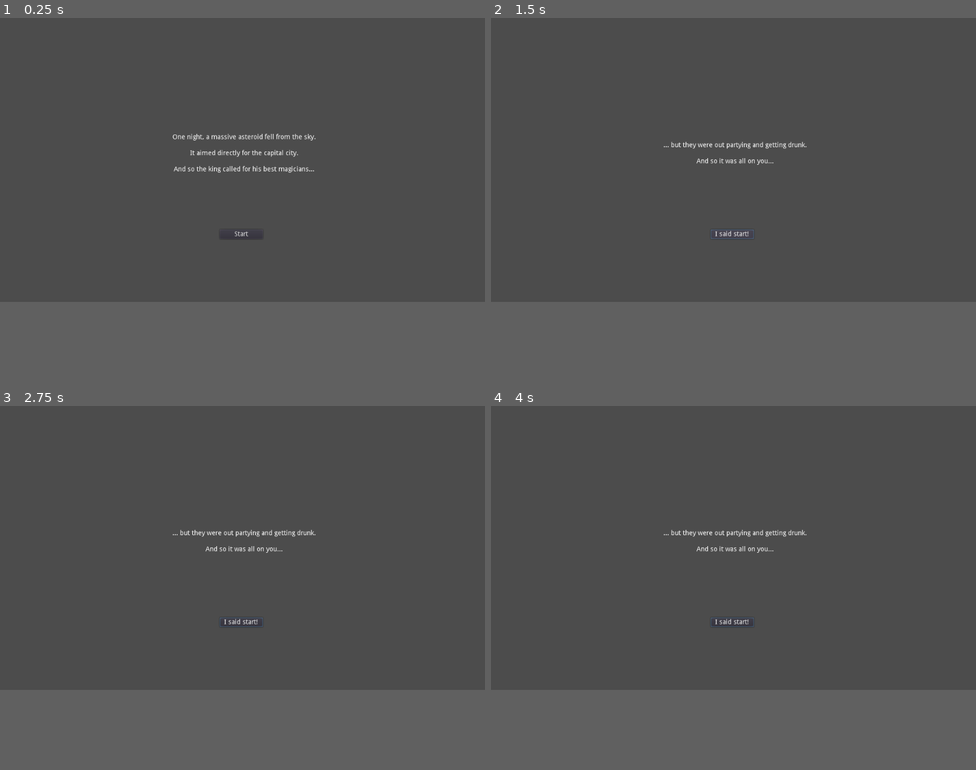
Above: before the commit, frames 1-4 (two rows, left to right).
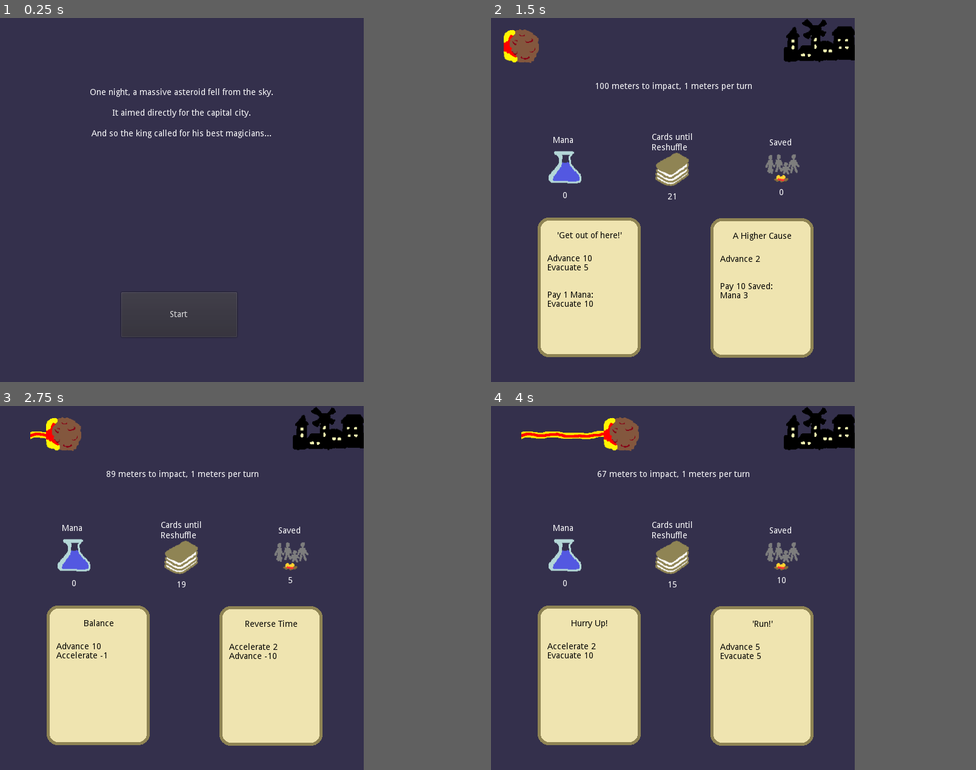
Above: after the commit, the same moments.

Repository: cwiep/ld50-delay-the-inevitable
Game: Godot game, scene res://scenes/Intro.tscn
Two runs of this game, one before a commit and one after it. Both use one fixed random seed, a clock stepped at 60 frames per second and the inputs below.
Inputs (mouse positions are in pixels of both pictures, inside the frame that each line leads up to):
- Up to frame 1 (0.25 s): no input
- Up to frame 2 (1.5 s): click "Start" at 0.5 s; click "I said start!" at 1.25 s
- Up to frame 3 (2.75 s): click (130, 617) at 2 s, where only the run after the commit has a clickable "'Get out of here!'"
- Up to frame 4 (4 s): click (621, 617) at 2.75 s, where only the run after the commit has a clickable "Balance"; click (849, 617) at 3.5 s, where only the run after the commit has a clickable "'Get out of here!'"
In our replay, the window is 800x468 before the commit and 600x600 after it. These sizes can differ from the game's own. Grey fills any space a smaller window leaves; there, only what the larger window draws over its background counts as a difference.

The runs differ from the first frame. In frame 1, 58% of the frame differs, in the area x 0-75%, y 0-83%; in frame 2, 65%; in frame 3, 65%; in frame 4, 65%, in the area x 0-75%, y 0-94%.

Commit message:
Add many icons, change window size to 600x600 to fit web and phone

Diff:
--- a/cards.json
+++ b/cards.json
@@ -9,7 +9,7 @@
 		"back": []
 	},
 	{
-		"name": "Get out of here!",
+		"name": "'Get out of here!'",
 		"quantity": 2,
 		"front": [
 			{"type": "MOVE_TRAIN", "value": 10},
@@ -40,7 +40,7 @@
 		}
 	},
 	{
-		"name": "Evacuate",
+		"name": "'Run!'",
 		"quantity": 3,
 		"front": [
 			{"type": "MOVE_TRAIN", "value": 5},
--- a/project.godot
+++ b/project.godot
@@ -20,13 +20,19 @@
 
 [application]
 
-config/name="ld50-delay-the-inevitable"
+config/name="LD50 Delay the Inevitable"
 run/main_scene="res://scenes/Intro.tscn"
 config/icon="res://gfx/icon.png"
 
 [autoload]
 
 Global="*res://scripts/Global.gd"
+
+[display]
+
+window/size/width=600
+window/stretch/mode="viewport"
+window/stretch/aspect="keep"
 
 [input]
 
@@ -50,4 +56,5 @@
 quality/driver/driver_name="GLES2"
 vram_compression/import_etc=true
 vram_compression/import_etc2=false
+environment/default_clear_color=Color( 0.203922, 0.188235, 0.298039, 1 )
 environment/default_environment="res://default_env.tres"
--- a/scenes/CardButton.tscn
+++ b/scenes/CardButton.tscn
@@ -1,23 +1,36 @@
-[gd_scene load_steps=2 format=2]
+[gd_scene load_steps=3 format=2]
 
 [ext_resource path="res://scripts/CardButton.gd" type="Script" id=1]
+[ext_resource path="res://gfx/cardfront.png" type="Texture" id=2]
 
-[node name="CardButton" type="Button"]
+[node name="CardButton" type="TextureButton"]
 anchor_right = 0.198
 anchor_bottom = 0.338
-margin_right = 0.247986
-margin_bottom = 0.199982
+margin_right = -32.752
+margin_bottom = 27.2
+texture_normal = ExtResource( 2 )
 script = ExtResource( 1 )
+
+[node name="Title" type="Label" parent="."]
+margin_left = 15.0
+margin_top = 20.0
+margin_right = 157.0
+margin_bottom = 40.0
+custom_colors/font_color = Color( 0, 0, 0, 1 )
+align = 1
+valign = 1
 __meta__ = {
 "_edit_use_anchors_": false
 }
 
 [node name="Label" type="RichTextLabel" parent="."]
 margin_left = 16.0
-margin_top = 17.0
-margin_right = 186.0
-margin_bottom = 181.0
+margin_top = 61.0
+margin_right = 154.0
+margin_bottom = 215.0
 mouse_filter = 1
+custom_colors/default_color = Color( 0, 0, 0, 1 )
+meta_underlined = false
 __meta__ = {
 "_edit_use_anchors_": false
 }
--- a/scenes/GameOver.tscn
+++ b/scenes/GameOver.tscn
@@ -1,16 +1,21 @@
-[gd_scene load_steps=2 format=2]
+[gd_scene load_steps=3 format=2]
 
 [ext_resource path="res://scripts/GameOver.gd" type="Script" id=1]
-
+[ext_resource path="res://gfx/people.png" type="Texture" id=2]
 
 [node name="GameOver" type="Node2D"]
 script = ExtResource( 1 )
 
+[node name="people" type="Sprite" parent="."]
+position = Vector2( 301.352, 201.666 )
+scale = Vector2( 1.64033, 1.64033 )
+texture = ExtResource( 2 )
+
 [node name="Score" type="Label" parent="."]
-margin_left = 342.0
-margin_top = 230.0
-margin_right = 695.0
-margin_bottom = 330.0
+margin_left = 122.906
+margin_top = 290.16
+margin_right = 475.906
+margin_bottom = 390.16
 align = 1
 valign = 1
 __meta__ = {
--- a/scenes/Intro.tscn
+++ b/scenes/Intro.tscn
@@ -11,10 +11,10 @@
 }
 
 [node name="Label" type="Label" parent="."]
-margin_left = 278.059
-margin_top = 192.595
-margin_right = 754.059
-margin_bottom = 379.595
+margin_left = 62.4564
+margin_top = 64.0299
+margin_right = 538.456
+margin_bottom = 251.03
 text = "One night, a massive asteroid fell from the sky.
 
 It aimed directly for the capital city.
@@ -27,10 +27,10 @@
 }
 
 [node name="Start" type="Button" parent="."]
-margin_left = 464.0
-margin_top = 447.0
-margin_right = 555.0
-margin_bottom = 467.0
+margin_left = 200.378
+margin_top = 451.786
+margin_right = 391.378
+margin_bottom = 525.786
 text = "Start"
 __meta__ = {
 "_edit_use_anchors_": false
--- a/scenes/Main.tscn
+++ b/scenes/Main.tscn
@@ -1,25 +1,18 @@
-[gd_scene load_steps=7 format=2]
+[gd_scene load_steps=9 format=2]
 
-[ext_resource path="res://gfx/background.png" type="Texture" id=1]
 [ext_resource path="res://scripts/Main.gd" type="Script" id=2]
 [ext_resource path="res://sfx/hitHurt.wav" type="AudioStream" id=3]
 [ext_resource path="res://sfx/blipSelect.wav" type="AudioStream" id=4]
 [ext_resource path="res://scenes/CardButton.tscn" type="PackedScene" id=5]
 [ext_resource path="res://scenes/TextureProgress.tscn" type="PackedScene" id=6]
+[ext_resource path="res://gfx/people.png" type="Texture" id=7]
+[ext_resource path="res://gfx/mana.png" type="Texture" id=8]
+[ext_resource path="res://gfx/deck.png" type="Texture" id=9]
 
 [node name="Root" type="Node2D"]
 script = ExtResource( 2 )
 
-[node name="Background" type="Sprite" parent="."]
-visible = false
-texture = ExtResource( 1 )
-centered = false
-
 [node name="TextureProgress" parent="." instance=ExtResource( 6 )]
-margin_left = 21.9405
-margin_top = 113.173
-margin_right = 957.94
-margin_bottom = 158.173
 
 [node name="Progress" type="ProgressBar" parent="."]
 visible = false
@@ -39,42 +32,98 @@
 "_edit_use_anchors_": false
 }
 
-[node name="ColorRect" type="ColorRect" parent="Cards"]
-margin_left = 28.0
-margin_top = 479.0
-margin_right = 247.0
-margin_bottom = 571.0
-color = Color( 0, 0, 0, 1 )
-__meta__ = {
-"_edit_use_anchors_": false
-}
-
-[node name="Info" type="Label" parent="Cards"]
-margin_left = 36.0
-margin_top = 489.0
-margin_right = 240.0
-margin_bottom = 559.0
-text = "info..."
-__meta__ = {
-"_edit_use_anchors_": false
-}
-
 [node name="CardSlot1" parent="Cards" instance=ExtResource( 5 )]
-margin_left = 352.757
-margin_top = 309.345
-margin_right = 300.005
-margin_bottom = 495.825
+margin_left = 77.4138
+margin_top = 328.719
+margin_right = 44.6618
+margin_bottom = 545.199
 
 [node name="CardSlot2" parent="Cards" instance=ExtResource( 5 )]
-margin_left = 554.273
-margin_top = 310.097
-margin_right = 501.521
-margin_bottom = 496.577
+margin_left = 361.834
+margin_top = 329.541
+margin_right = 329.082
+margin_bottom = 546.021
 
 [node name="SelectPlayer" type="AudioStreamPlayer" parent="."]
 stream = ExtResource( 4 )
 
 [node name="HurtPlayer" type="AudioStreamPlayer" parent="."]
 stream = ExtResource( 3 )
+
+[node name="PeopleSavedLabel" type="Label" parent="."]
+margin_left = 458.747
+margin_top = 199.179
+margin_right = 498.747
+margin_bottom = 213.179
+text = "Saved"
+__meta__ = {
+"_edit_use_anchors_": false
+}
+
+[node name="People" type="Sprite" parent="."]
+position = Vector2( 480.744, 240.845 )
+texture = ExtResource( 7 )
+
+[node name="PeopleSaved" type="Label" parent="."]
+margin_left = 444.545
+margin_top = 278.454
+margin_right = 513.545
+margin_bottom = 299.454
+align = 1
+valign = 1
+__meta__ = {
+"_edit_use_anchors_": false
+}
+
+[node name="ManaLabel" type="Label" parent="."]
+margin_left = 101.708
+margin_top = 194.941
+margin_right = 141.708
+margin_bottom = 208.941
+text = "Mana"
+__meta__ = {
+"_edit_use_anchors_": false
+}
+
+[node name="mana" type="Sprite" parent="."]
+position = Vector2( 119.039, 242.627 )
+texture = ExtResource( 8 )
+
+[node name="ManaValue" type="Label" parent="."]
+margin_left = 86.0
+margin_top = 282.0
+margin_right = 159.0
+margin_bottom = 305.0
+align = 1
+valign = 1
+__meta__ = {
+"_edit_use_anchors_": false
+}
+
+[node name="deck" type="Sprite" parent="."]
+position = Vector2( 297.211, 245.292 )
+texture = ExtResource( 9 )
+
+[node name="DeckLabel" type="Label" parent="."]
+margin_left = 264.866
+margin_top = 189.644
+margin_right = 336.866
+margin_bottom = 220.644
+text = "Cards until
+Reshuffle"
+__meta__ = {
+"_edit_use_anchors_": false
+}
+
+[node name="DeckSize" type="Label" parent="."]
+margin_left = 260.0
+margin_top = 284.0
+margin_right = 338.0
+margin_bottom = 306.0
+align = 1
+valign = 1
+__meta__ = {
+"_edit_use_anchors_": false
+}
 [connection signal="pressed" from="Cards/CardSlot1" to="." method="_on_choose_left_pressed"]
 [connection signal="pressed" from="Cards/CardSlot2" to="." method="_on_choose_right_pressed"]
--- a/scenes/TextureProgress.tscn
+++ b/scenes/TextureProgress.tscn
@@ -1,18 +1,17 @@
-[gd_scene load_steps=6 format=2]
+[gd_scene load_steps=5 format=2]
 
 [ext_resource path="res://scripts/TextureProgress.gd" type="Script" id=1]
-[ext_resource path="res://gfx/barbackground.png" type="Texture" id=2]
 [ext_resource path="res://gfx/barforeground.png" type="Texture" id=3]
 [ext_resource path="res://gfx/rock.png" type="Texture" id=4]
 [ext_resource path="res://gfx/city.png" type="Texture" id=5]
 
 [node name="TextureProgress" type="TextureProgress"]
-margin_left = 23.0
-margin_top = 21.0
-margin_right = 959.0
-margin_bottom = 66.0
+margin_left = 50.0
+margin_top = 40.0
+margin_right = 550.0
+margin_bottom = 55.0
+max_value = 100.0
 value = 50.0
-texture_under = ExtResource( 2 )
 texture_progress = ExtResource( 3 )
 nine_patch_stretch = true
 script = ExtResource( 1 )
@@ -21,11 +20,22 @@
 }
 
 [node name="City" type="Sprite" parent="."]
-position = Vector2( 933.387, 21.1893 )
-scale = Vector2( 0.576215, 0.576215 )
+position = Vector2( 430.013, 71.0796 )
+scale = Vector2( 0.970516, 0.949543 )
 texture = ExtResource( 5 )
 
 [node name="Sprite" type="Sprite" parent="."]
-position = Vector2( 464.575, 22.7785 )
+position = Vector2( 20.2178, 79.8202 )
 scale = Vector2( 0.91723, 0.91723 )
 texture = ExtResource( 4 )
+
+[node name="Countdown" type="Label" parent="."]
+margin_left = 94.8108
+margin_top = 56.5676
+margin_right = 406.811
+margin_bottom = 89.5676
+align = 1
+valign = 1
+__meta__ = {
+"_edit_use_anchors_": false
+}
--- a/scripts/CardButton.gd
+++ b/scripts/CardButton.gd
@@ -1,7 +1,7 @@
-extends Button
+extends TextureButton
 
 func set_card(card: Card) -> void:
-	var result = card.get_name() + "\n=====\n\n"
+	var result = ""
 	for action in card.get_actions():
 		result += "%s %s\n" % [Global.labels[action[0]], action[1]]
 
@@ -10,4 +10,5 @@
 		for action in card.get_paid_actions():
 			result += "%s %s\n" % [Global.labels[action[0]], action[1]]
 
+	$Title.text = card.get_name()
 	$Label.text = result
--- a/scripts/Main.gd
+++ b/scripts/Main.gd
@@ -84,7 +84,9 @@
 
 func _update_ui():
 	$TextureProgress.value = Global.CURRENT_TRAIN
-	$Cards/Info.text = "Deck: %s; Discarded: %s\nSaved: %s; Mana: %s;\nProgress: %s; Step: %s" % [deck.size(), trash.size(), Global.saved, Global.mana, Global.CURRENT_TRAIN, Global.CURRENT_TRAIN_STEP]
+	$PeopleSaved.text = str(Global.saved)
+	$ManaValue.text = str(Global.mana)
+	$DeckSize.text = str(deck.size())
 	$Cards/CardSlot1.set_card(hand[0])
 	$Cards/CardSlot2.set_card(hand[1])
 
--- a/scripts/TextureProgress.gd
+++ b/scripts/TextureProgress.gd
@@ -5,3 +5,4 @@
 	$Sprite.global_position.y = self.rect_global_position.y + self.rect_size.y/2
 	$City.global_position.x = self.rect_global_position.x + self.rect_size.x
 	$City.global_position.y = self.rect_global_position.y + self.rect_size.y/2
+	$Countdown.text = "%s meters to impact, %s meters per turn" % [Global.MAX_TRAIN - Global.CURRENT_TRAIN, Global.CURRENT_TRAIN_STEP]
Binary file removed: gfx/barbackground.png
Binary file changed: gfx/barforeground.png
Binary file added: gfx/cardfront.png
Not shown, added: gfx/cardfront.png.import
Binary file changed: gfx/city.png
Binary file added: gfx/deck.png
Not shown, added: gfx/deck.png.import
Binary file added: gfx/mana.png
Not shown, changed: gfx/mana.png.import
Binary file added: gfx/people.png
Not shown, added: gfx/people.png.import
Binary file changed: gfx/rock.png
